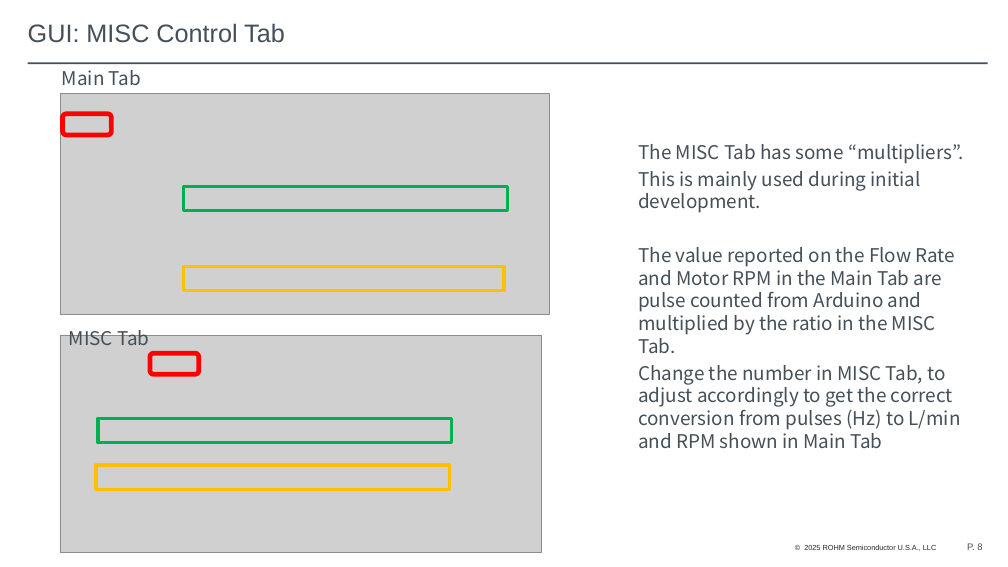
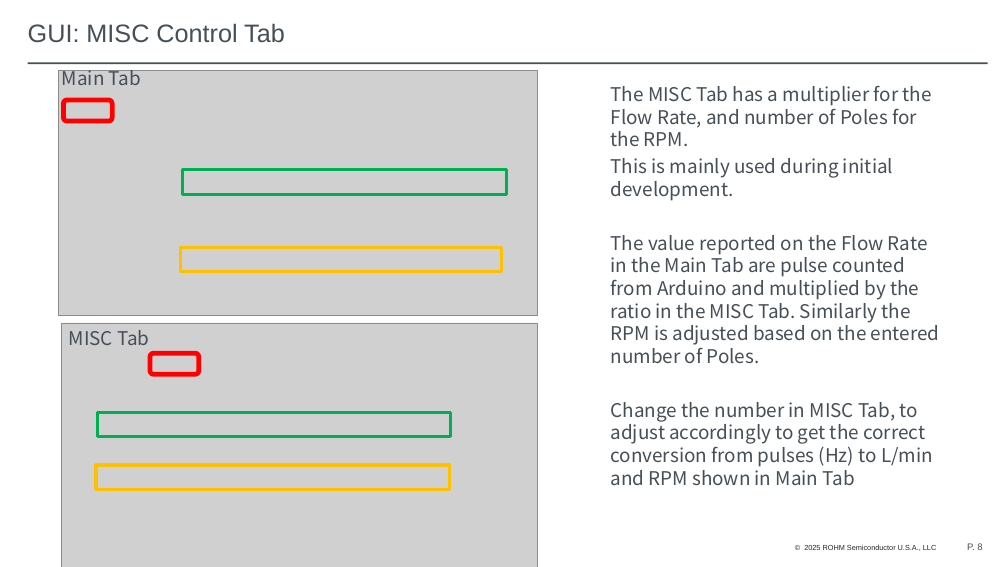
Before and after one commit to mvanocht/BLDC_Pump, a slide deck: slide 8 of Water Pump Demo Arduino and Gui instructions.pptx. Drawn at 1008x567 pixels with LibreOffice and Linux fonts; fonts in the diff are those of the drawing; grey boxes stand for pictures; background and template pictures are left out. Boxes give left, top, right and bottom in pixels: in the first picture for what was removed or moved away, otherwise in the second. Text is boxed around its words. In the diff, an @@ line names an element or a change of style, - is before the commit and + after.

Commit message:
updated GUI and PPT

```diff
--- a/Water Pump Demo Arduino and Gui instructions.pptx
+++ b/Water Pump Demo Arduino and Gui instructions.pptx
@@ picture: place and size @@
-picture at box(60, 93, 550, 315)
+picture at box(58, 70, 538, 315)
@@ text "The MISC Tab has a ...": place and size @@
-text "The MISC Tab has a ..." at box(638, 144, 964, 448)
+text "The MISC Tab has a ..." at box(611, 86, 940, 485)
@@ text at box(611, 86, 932, 146): text changed @@
-The MISC Tab has some “multipliers”.
+The MISC Tab has a multiplier for the Flow Rate, and number of Poles for the RPM.
@@ rounded rectangle: place and size @@
-rounded rectangle at box(63, 114, 112, 135)
+rounded rectangle at box(64, 100, 113, 121)
@@ rectangle: place and size @@
-rectangle at box(184, 186, 507, 210)
+rectangle at box(183, 170, 507, 194)
@@ text at box(611, 235, 940, 363): text changed @@
-The value reported on the Flow Rate and Motor RPM in the Main Tab are pulse counted from Arduino and multiplied by the ratio in the MISC Tab.
+The value reported on the Flow Rate in the Main Tab are pulse counted from Arduino and multiplied by the ratio in the MISC Tab. Similarly the RPM is adjusted based on the entered number of Poles.
@@ rectangle: place and size @@
-rectangle at box(183, 266, 504, 290)
+rectangle at box(181, 247, 501, 271)
@@ picture: place and size @@
-picture at box(60, 336, 541, 553)
+picture at box(61, 323, 537, 567)
@@ rectangle: place and size @@
-rectangle at box(98, 418, 451, 442)
+rectangle at box(97, 413, 450, 437)
```
Also in this commit, not shown: 2 other slides changed, 2 other files.
